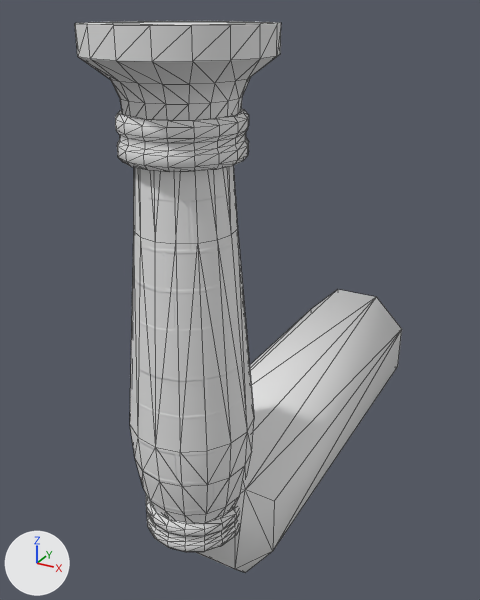
The FBX model Assets/Stylized_Egypt/Meshes/building/SM_building_column_01.fbx: old version first, new version second.
Camera for both pictures: a 50 mm lens placed at (2.73, -4.1, 4.39), pointed at (-0.35, 1.5, 1.59). Every picture has the same lights, and +X, +Y and +Z are marked at lower left. Mesh edges are drawn as thin lines. Where no turn or scale is listed for an object, it has been applied to the vertices.

Names of what the first picture shows: 'SM_building_column_01', 'SM_building_column_01_ConvexHulls'.
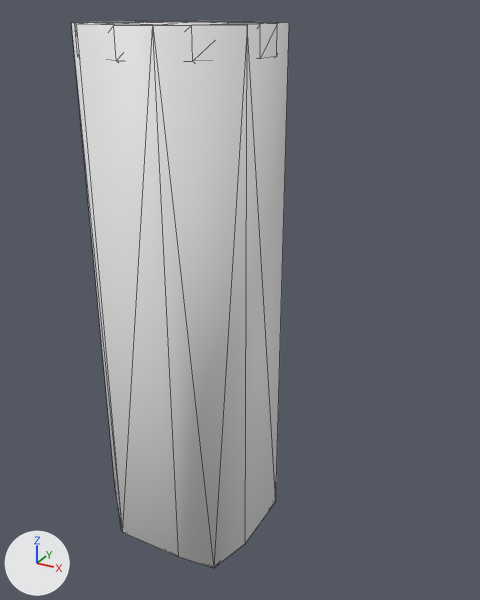
Changed parts and their boxes [x1, y1, x2, y2] in the pictures (480 x 600 px):
'SM_building_column_01_ConvexHulls', moved, rescaled: before [196, 289, 402, 573]; after [72, 21, 289, 568]
'SM_building_column_01', unchanged, covered by the edit: before [75, 21, 281, 552]

The change, as a list of edits to the scene's bpy script:
```text
Change ob_sm_building_column_01_convexhulls:
    add ob_sm_building_column_01_convexhulls.parent = ob_sm_building_column_9
    ob_sm_building_column_01_convexhulls.scale: (0.01, 0.01, 0.01) -> (1.0, 1.0, 1.0)
Add ob_sm_building_column_9:
    ob_sm_building_column_9 = bpy.data.objects.new('SM_building_column_9', None)
    ob_sm_building_column_9.location = (0.0, 0.0, 0.0)
    ob_sm_building_column_9.rotation_euler = (1.571, 0.0, 0.0)  # degrees (90, 0, 0)
    ob_sm_building_column_9.scale = (0.01, 0.01, 0.01)
```
